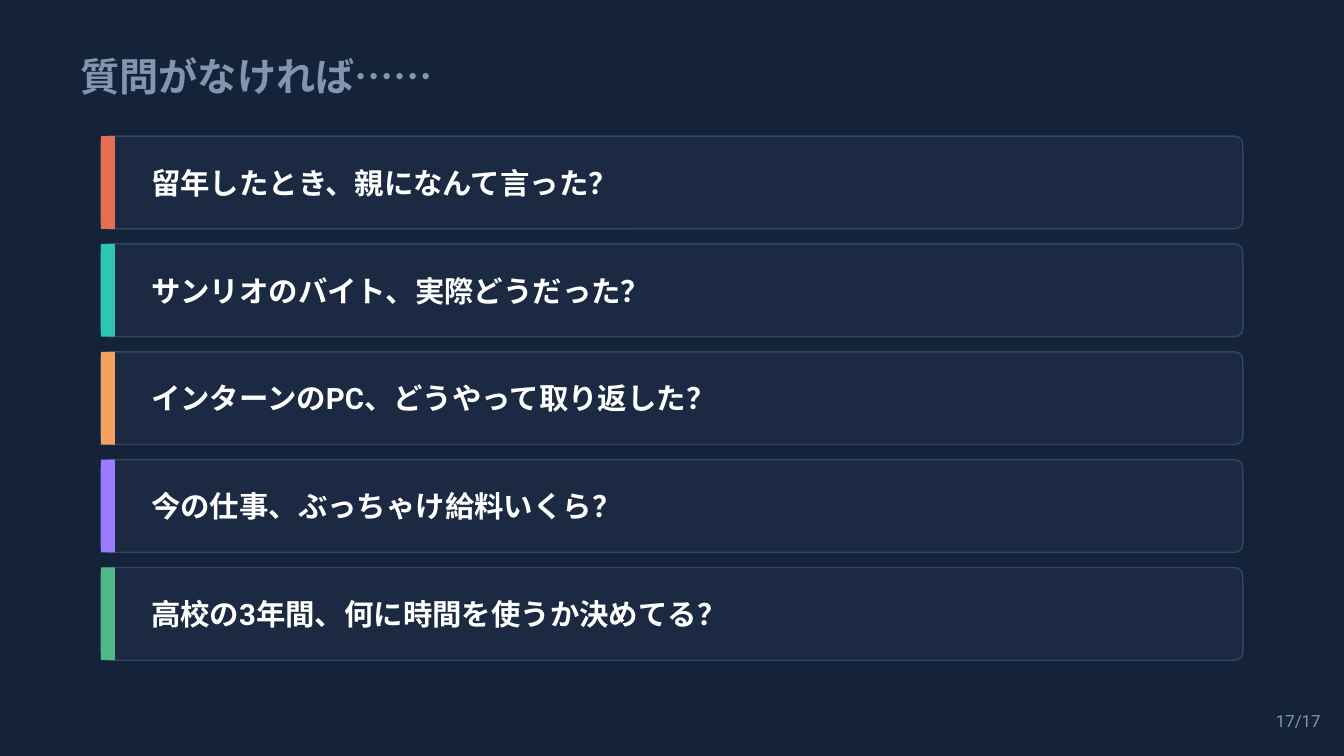
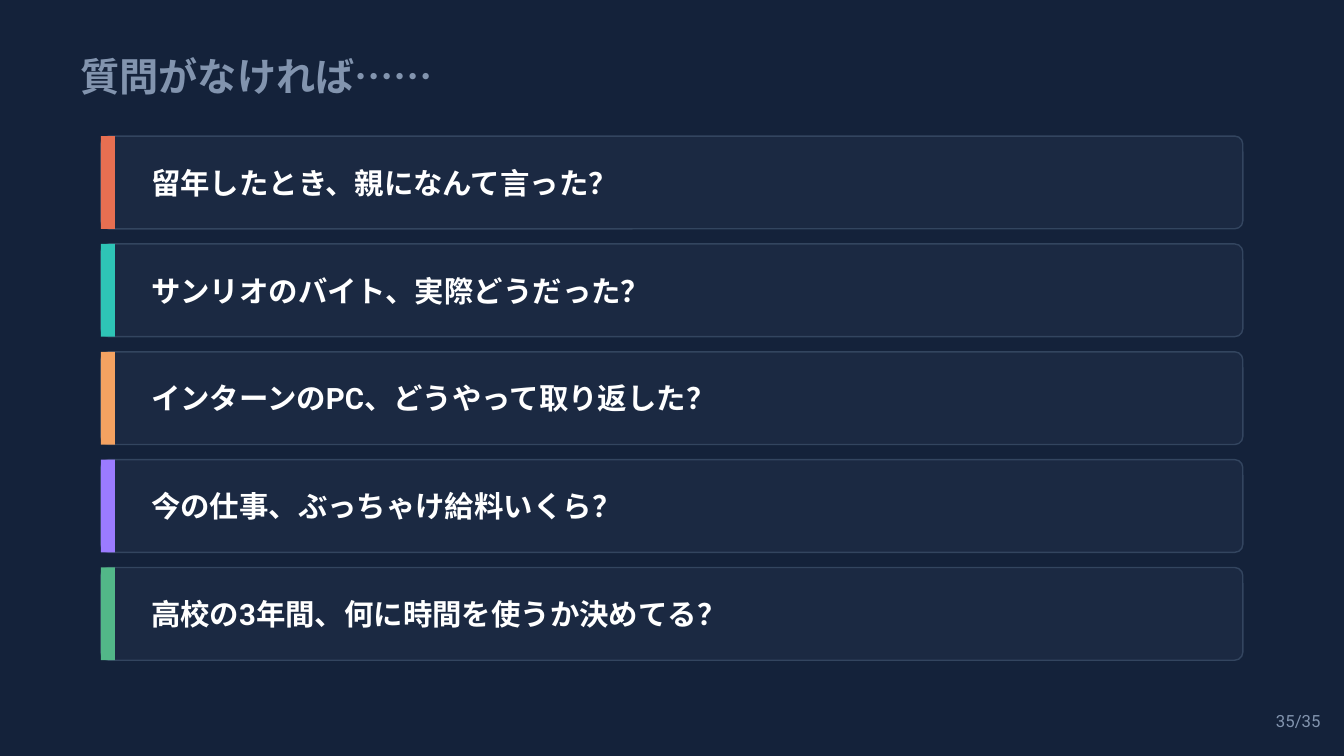
Before and after one commit to syukugennmathto/claude-daily-routines, a slide deck: slide 35 of build/career_talk_setagaya.pptx (slide 17 before the commit). Drawn at 1344x756 pixels with LibreOffice and Linux fonts; fonts in the diff are those of the drawing. Boxes give left, top, right and bottom in pixels: in the first picture for what was removed or moved away, otherwise in the second. Text is boxed around its words. In the diff, an @@ line names an element or a change of style, - is before the commit and + after.

```diff
--- a/build/career_talk_setagaya.pptx
+++ b/build/career_talk_setagaya.pptx
@@ text at box(1276, 715, 1321, 728): text changed @@
-17/17
+35/35
```
Also in this commit, not shown: 16 other slides changed, 18 slides added, 3 other files.
